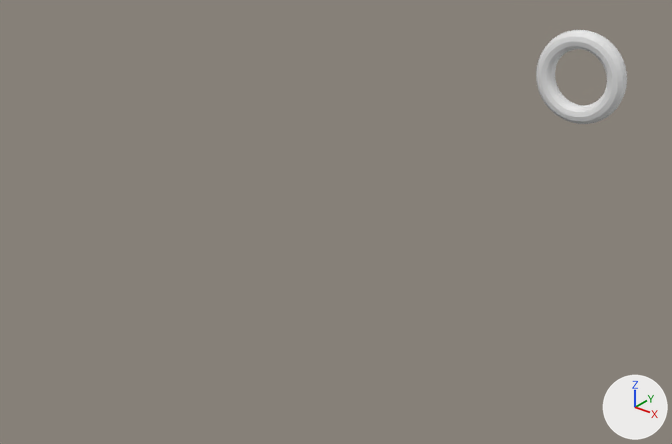
An edit to the Blender file core/blender/Levels/Tutorial Levels/gateTutorial.blend, drawn before and after from the same camera.
Before and after are seen from a camera (50 mm lens) standing at (9.79, -7.49, 7.26) and looking at (1.96, 2.3, 1.19). Lighting does not change. The marker at lower right points along +X, +Y and +Z. Mesh edges are drawn as thin lines on the coarser meshes.

The first picture shows 'Gate.000'.
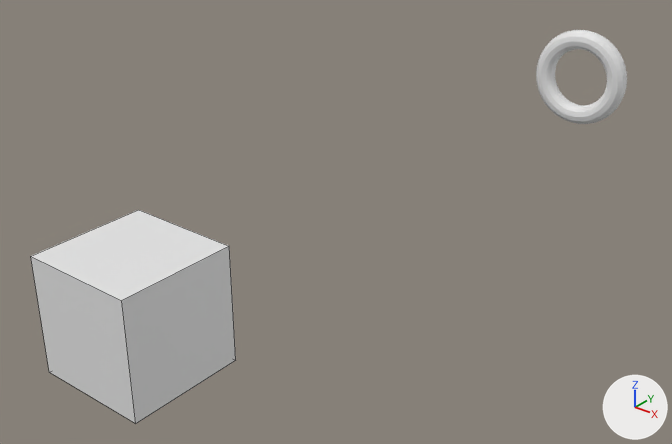
The edits, one by one:
Mesh me_cube is new.
It is a box spanning x -1.0..1.0, y -1.0..1.0, z -1.0..1.0.
Object 'Level' (ob_level) is new; it shows me_cube.
Its location is (0.0, 0.0, 0.0).

What differs and where, as boxes (x1, y1, x2, y2) in the pictures (672 x 444 px):
'Level', added
    after: (31, 210, 236, 424)
